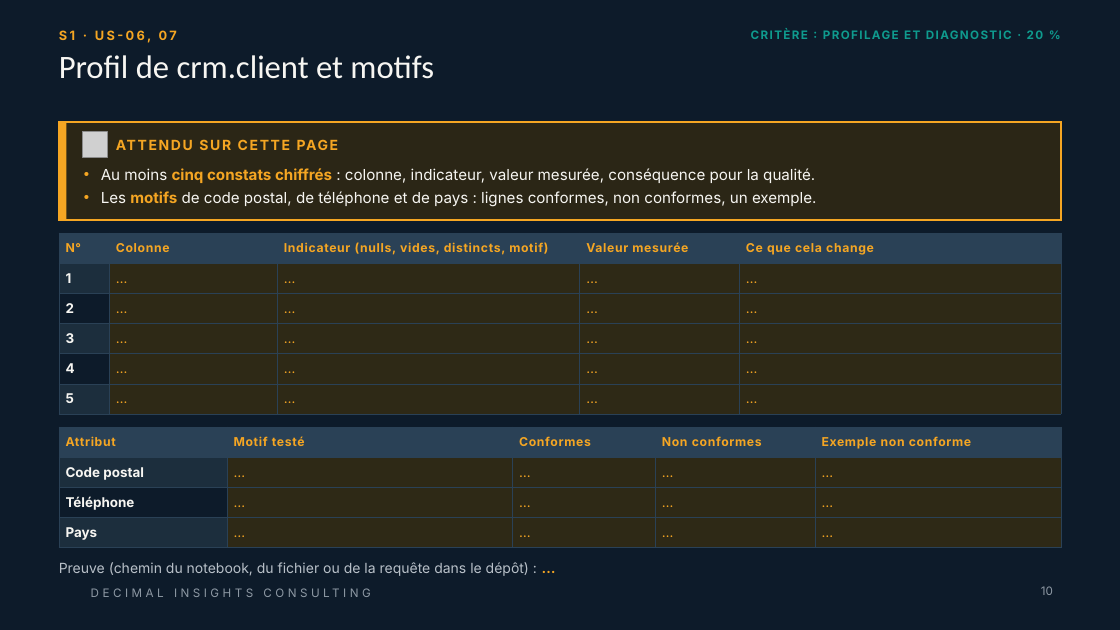
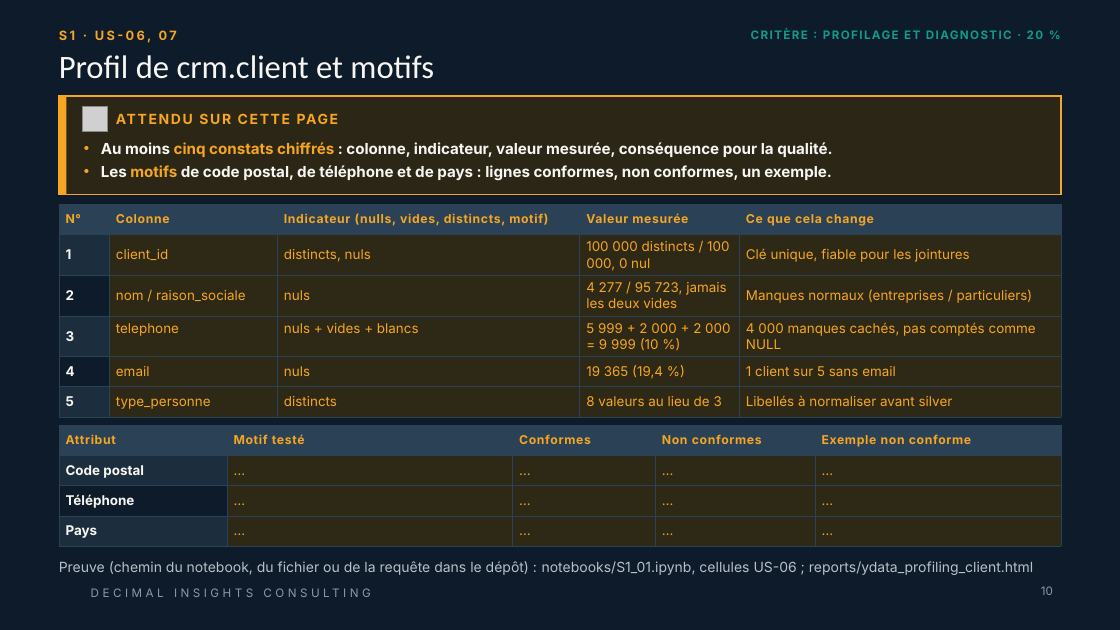
Before and after one commit to Samii05/td-qualite-g01, a slide deck: slide 10 of livrables/Livrable_Groupe_TD_AssurConnect.pptx. Drawn at 1120x630 pixels with LibreOffice and Linux fonts; fonts in the diff are those of the drawing; grey boxes stand for pictures; background and template pictures are left out. Boxes give left, top, right and bottom in pixels: in the first picture for what was removed or moved away, otherwise in the second. Text is boxed around its words. In the diff, an @@ line names an element or a change of style, - is before the commit and + after.

Commit message:
S1: profil de crm.client, rapport YData et 5 constats chiffrés (US-06)

```diff
--- a/livrables/Livrable_Groupe_TD_AssurConnect.pptx
+++ b/livrables/Livrable_Groupe_TD_AssurConnect.pptx
@@ 2 rectangles, 1 picture: place and size @@
-2 rectangles, 1 picture at bbox=[59, 122, 1061, 220]
+2 rectangles, 1 picture at bbox=[59, 96, 1061, 194]
@@ text "ATTENDU SUR CETTE PAGE" rewrapped from bbox=[116, 133, 788, 156] to bbox=[793, 368, 813, 376] @@
@@ text "Au moins cinq constats chiffrés ...": place and size @@
-text "Au moins cinq constats chiffrés ..." at bbox=[101, 168, 817, 207]
+text "Au moins cinq constats chiffrés ..." at bbox=[101, 142, 832, 181]
@@ text "Au moins cinq constats chiffrés ..." at bbox=[101, 142, 832, 181]: bold on in "Au moins : colonne, indicateur, valeur mesurée, ...", "Les de code postal, de téléphone et ..." @@
@@ table at bbox=[59, 204, 1061, 417] @@
-row 2: 1 | … | … | … | …
+row 2: 1 | client_id | distincts, nuls | 100 000 distincts / 100 000, 0 nul | Clé unique, fiable pour les jointures
-row 3: 2 | … | … | … | …
+row 3: 2 | nom / raison_sociale | nuls | 4 277 / 95 723, jamais les deux vides | Manques normaux (entreprises / particuliers)
-row 4: 3 | … | … | … | …
+row 4: 3 | telephone | nuls + vides + blancs | 5 999 + 2 000 + 2 000 = 9 999 (10 %) | 4 000 manques cachés, pas comptés comme NULL
-row 5: 4 | … | … | … | …
+row 5: 4 | email | nuls | 19 365 (19,4 %) | 1 client sur 5 sans email
-row 6: 5 | … | … | … | …
+row 6: 5 | type_personne | distincts | 8 valeurs au lieu de 3 | Libellés à normaliser avant silver
@@ table: place and size @@
-table at bbox=[59, 233, 1061, 414]
+table at bbox=[59, 204, 1061, 417]
@@ text at bbox=[59, 561, 1033, 575]: text changed @@
-Preuve (chemin du notebook, du fichier ou de la requête dans le dépôt) : …
+Preuve (chemin du notebook, du fichier ou de la requête dans le dépôt) : notebooks/S1_01.ipynb, cellules US-06 ; reports/ydata_profiling_client.html
```
Also in this commit, not shown: 3 other slides changed, 2 other files.
